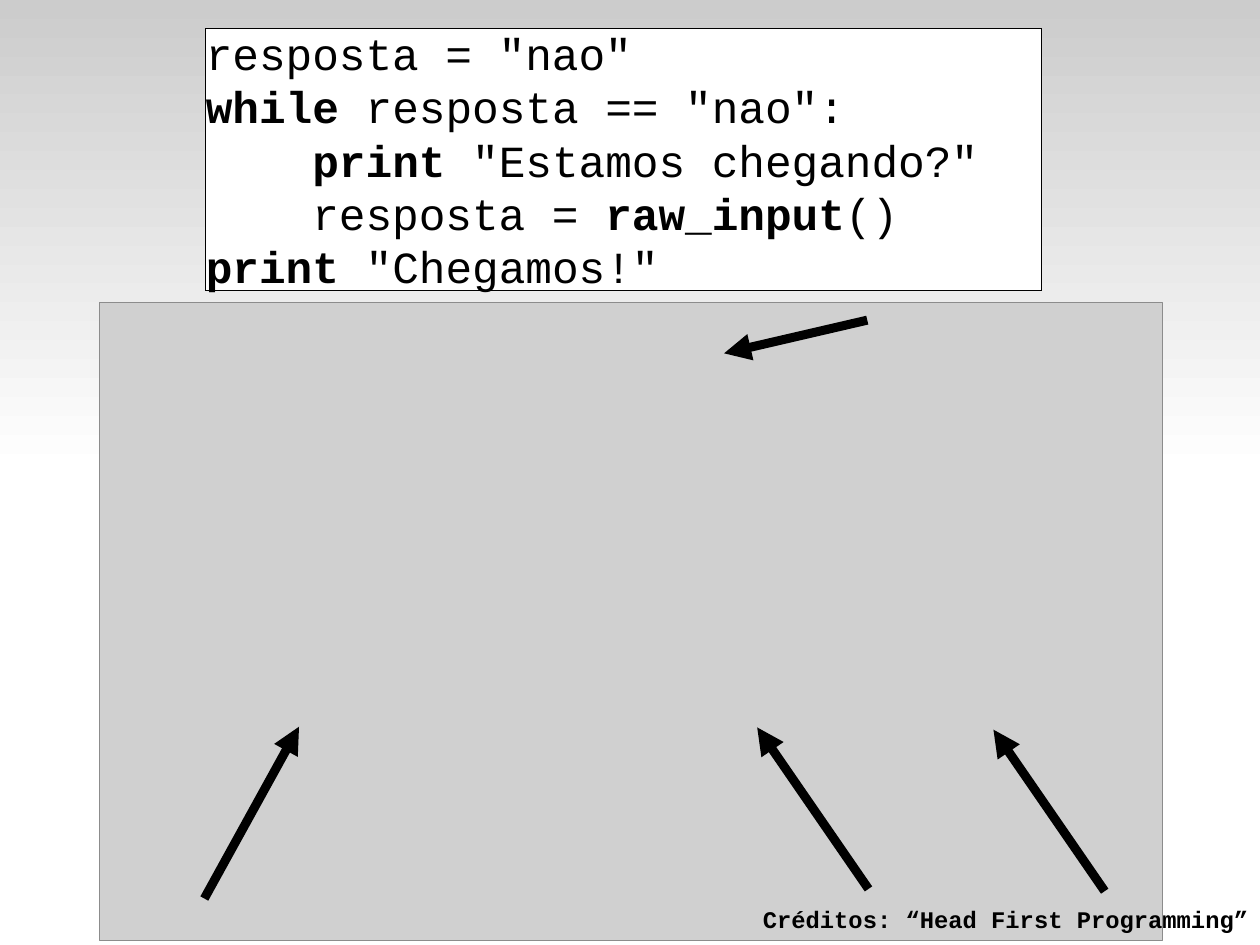
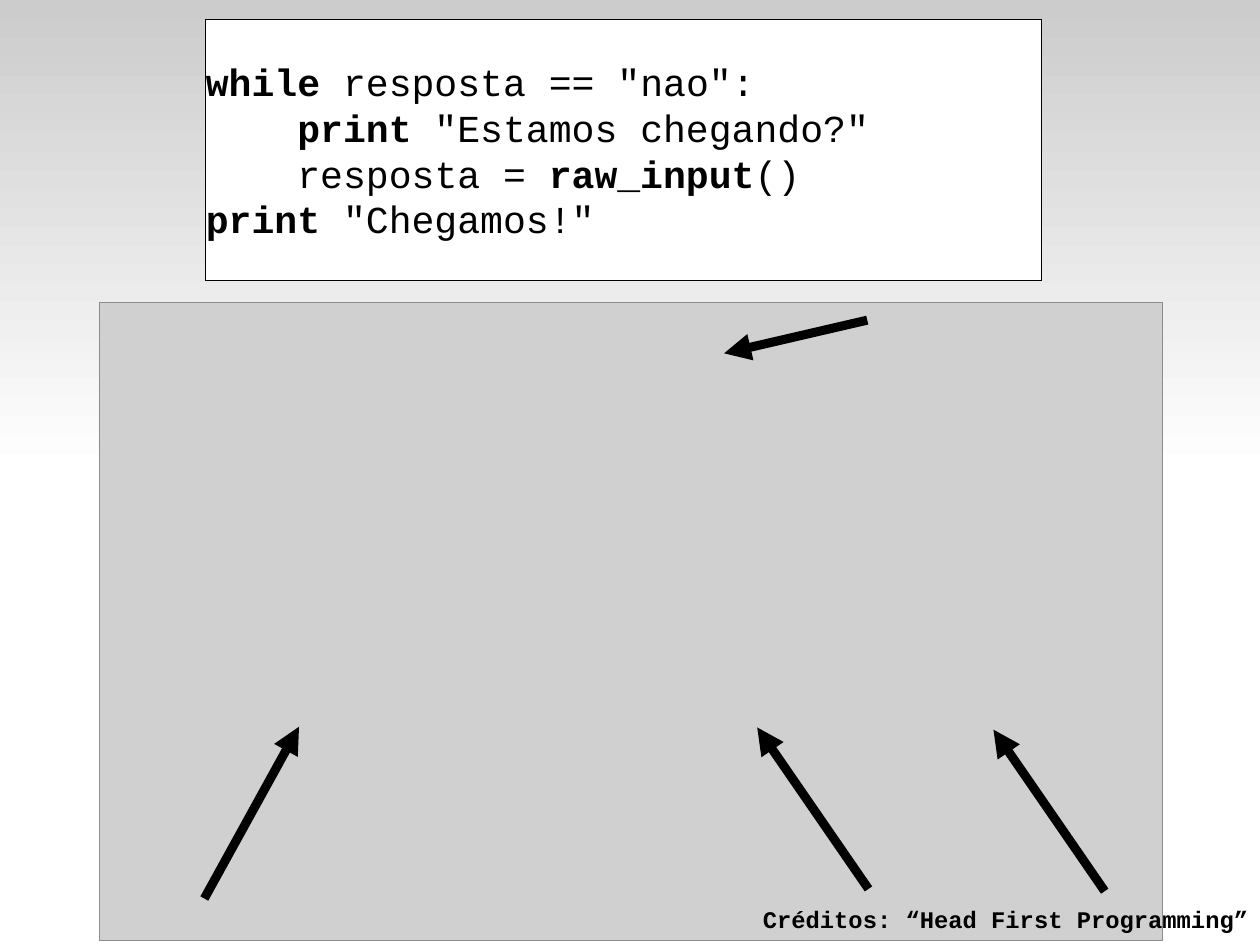
Before and after one commit to fsantanna-uerj/IPD, a slide deck: slide 22 of slides/ipd-03.odp. Drawn at 1260x945 pixels with LibreOffice and Linux fonts; fonts in the diff are those of the drawing; grey boxes stand for pictures. Boxes give left, top, right and bottom in pixels: in the first picture for what was removed or moved away, otherwise in the second. Text is boxed around its words. In the diff, an @@ line names an element or a change of style, - is before the commit and + after.

```diff
--- a/slides/ipd-03.odp
+++ b/slides/ipd-03.odp
@@ rectangle "while resposta == "nao":": place and size @@
-rectangle "while resposta == "nao":" at box(206, 29, 1042, 290)
+rectangle "while resposta == "nao":" at box(206, 19, 1042, 281)
@@ rectangle "while resposta == "nao":" at box(206, 19, 1042, 281): size 28 to 24 pt @@
@@ text in rectangle at box(206, 38, 632, 80): paragraph removed @@
-resposta = "nao"
```
Also in this commit, not shown: 5 other slides changed, 3 slides added, 1 other file.
